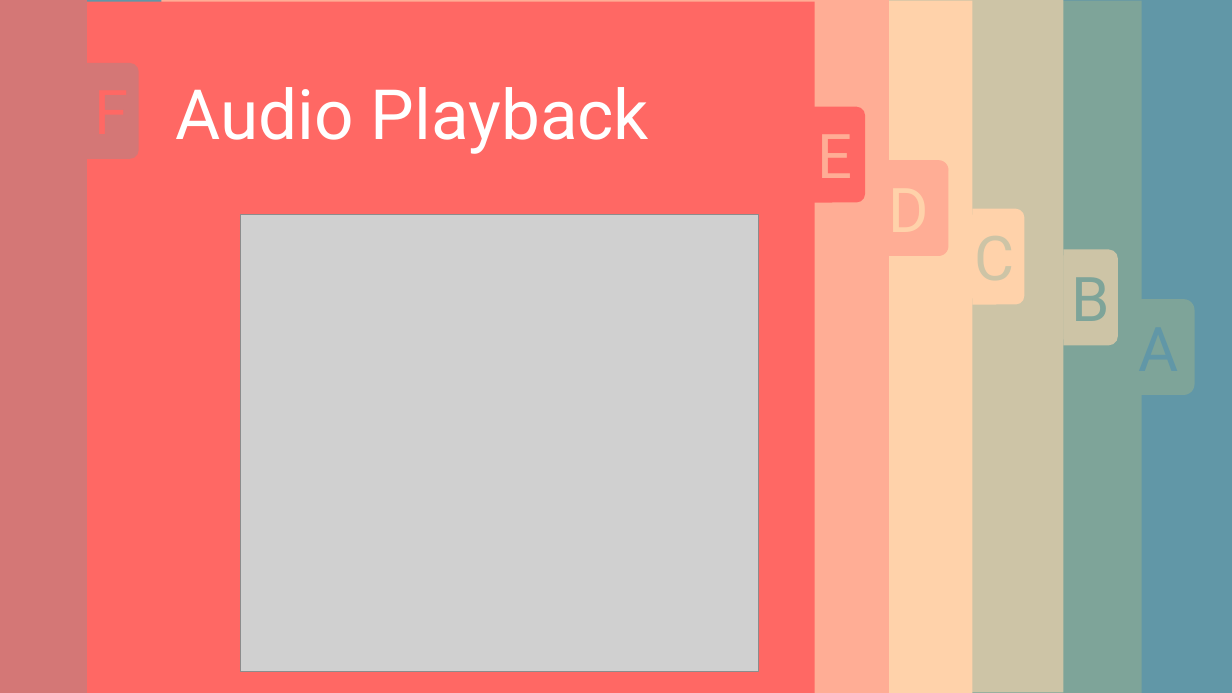
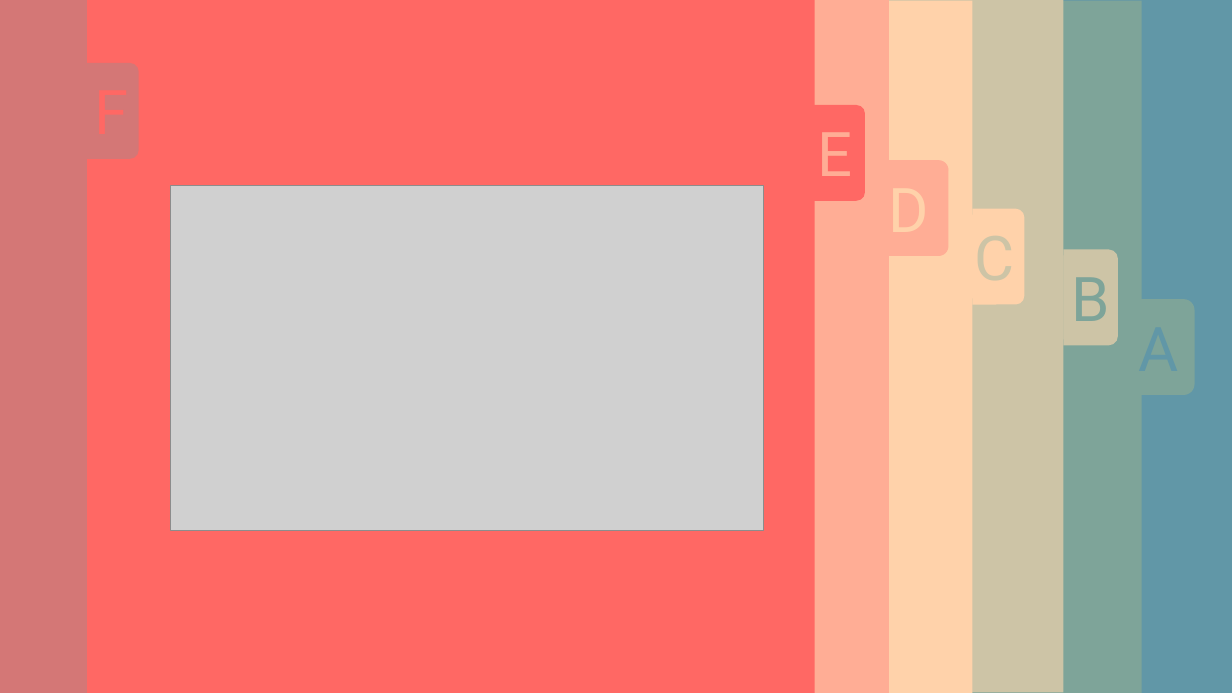
Before and after one commit to deden3791/L4Project, a slide deck: slide 27 of presentation/PresentationSlides.pptx (slide 22 before the commit). Drawn at 1232x693 pixels with LibreOffice and Linux fonts; fonts in the diff are those of the drawing; grey boxes stand for pictures. Boxes give left, top, right and bottom in pixels: in the first picture for what was removed or moved away, otherwise in the second. Text is boxed around its words. In the diff, an @@ line names an element or a change of style, - is before the commit and + after.

```diff
--- a/presentation/PresentationSlides.pptx
+++ b/presentation/PresentationSlides.pptx
@@ text removed at bbox=[175, 87, 649, 154] @@
-Audio Playback
@@ picture: place and size @@
-picture at bbox=[241, 214, 759, 672]
+picture at bbox=[170, 186, 763, 531]
```
Also in this commit, not shown: 19 other slides changed, 5 slides added, 4 slides removed, 4 other files.
